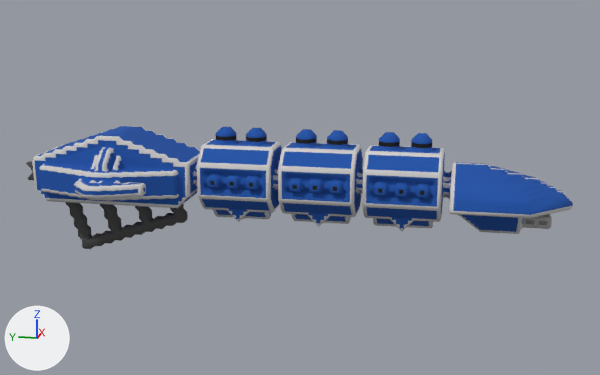
Renders of the OBJ model src/jsMain/resources/meshes/diadochi-4-charybdis-class.obj from each side of a commit.
Before and after are seen from a camera (50 mm lens) standing at (-203.8, -43.7, 70.9) and looking at (1.1, -2.7, 19.7). Arrows for +X, +Y and +Z are at lower left; the lights stay in place. Where no turn or scale is listed for an object, it has been applied to the vertices.

In view in the first picture: 'diadochi-4-charybdis-class'.
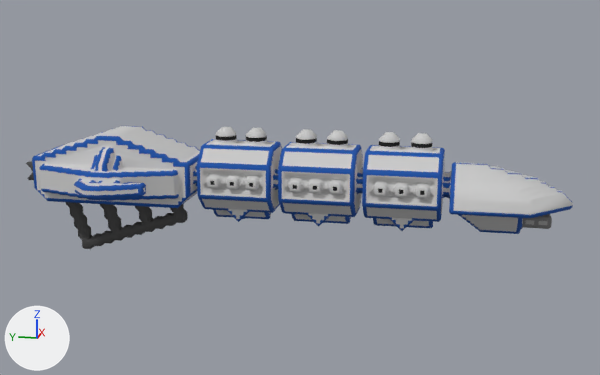
The newer file is also turned or shifted as a whole; pictures and numbers use the older file's frame.

Edits to the bpy script that builds the scene:
```text
Change me_diadochi_4_charybdis_class:
    used by ob_diadochi_4_charybdis_class; location = (0.0, 0.0, 0.0)
    remove me_diadochi_4_charybdis_class.from_pydata(...)  # 5180 vertices, 9695 faces; spans x -21.5..21.5, y -70.0..70.0, z -0.1..34.9
    add me_diadochi_4_charybdis_class.from_pydata(...)  # 5174 vertices, 9692 faces; spans x -21.5..21.5, y -70.0..70.0, z -0.1..34.9
    me_diadochi_4_charybdis_class part 1: 1 vertex moved from x -1.0, y 6.5, z 33.9 to x -1.0, y 7.0, z 34.4; 21 vertices removed from x -8.5..3.8, y -39.5..25.5, z 11.4..34.4; 19 vertices added at x -8.0..8.0, y -40.8..25.0, z 13.4..34.4
    me_diadochi_4_charybdis_class part 2: 7946 kept faces spanning x -21.5..21.5, y -70.0..67.2, z 10.9..34.9 get new texture (UV) coordinates
```

Boxes (x1, y1, x2, y2) around the edits, measured in the pictures (600 x 375 px; the box of a moved part takes in the faces that stretch with it):
part 1 of me_diadochi_4_charybdis_class, moved or reshaped: before (177, 128, 435, 229); after (180, 128, 451, 217)
part 2 of me_diadochi_4_charybdis_class, surface changed: (32, 126, 573, 234) in both
